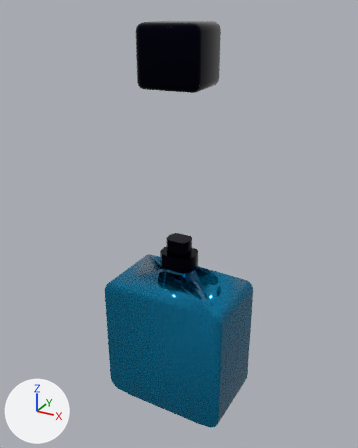
The glTF model asset/sp1.glb, before and after one commit.
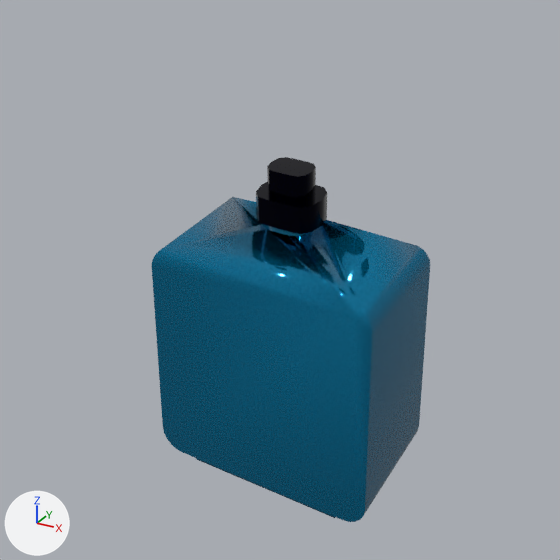
Old and new are each drawn whole from a camera (50 mm lens) standing at (5.6, -10.19, 9.2) and looking at (-0.07, 0.11, 4.05) and again close up on the part from 7% to 90% of the width and 33% to 100% of the height. Lighting does not change. The marker at lower left points along +X, +Y and +Z. The older version's two pictures come first. Where no turn or scale is listed for an object, it has been applied to the vertices.
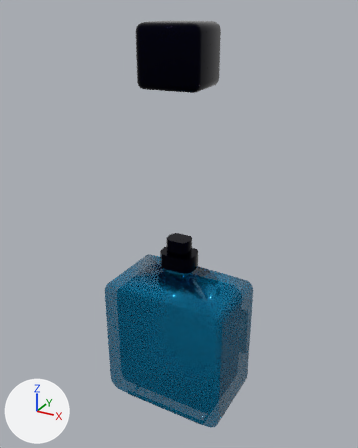
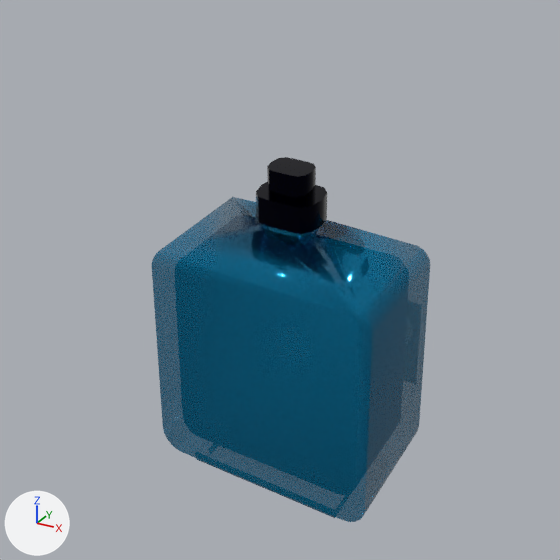
Commit message: update something

What the commit changed:
In material 'Material.002' (mat_material_002), alpha goes from 1.0 to 0.686.

What differs and where, as boxes (x1, y1, x2, y2) in the close-ups (560 x 560 px):
'Cube', surface changed: (152, 197, 430, 522) in both
